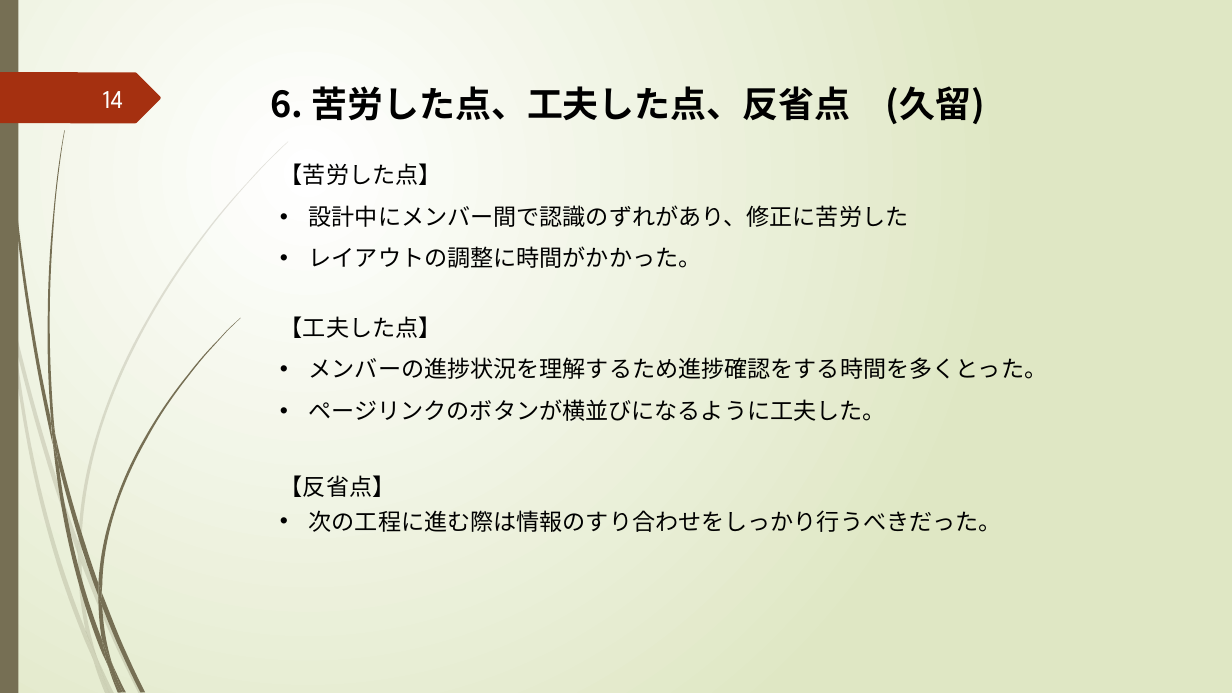
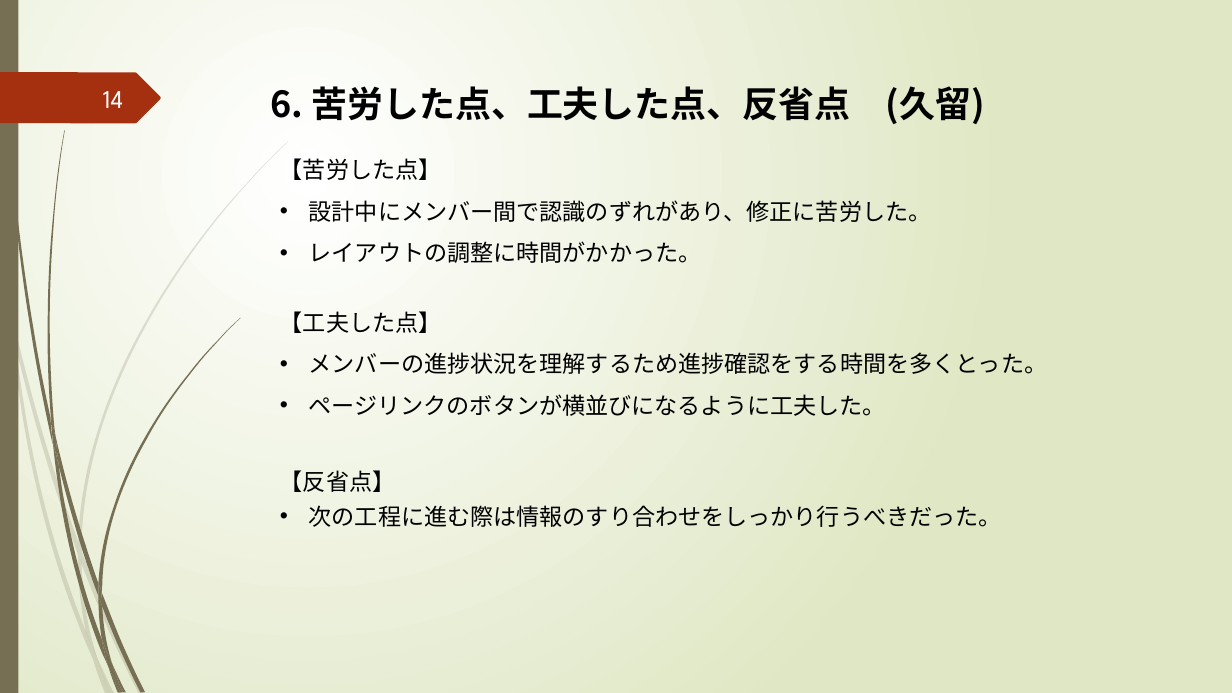
Before and after one commit to k-kuru/team_develop, a slide deck: slide 14 of 05_チーム開発演習_発表会資料/05_チーム開発演習_発表会資料_チーム3.pptx. Drawn at 1232x693 pixels with LibreOffice and Linux fonts; fonts in the diff are those of the drawing. Boxes give left, top, right and bottom in pixels: in the first picture for what was removed or moved away, otherwise in the second. Text is boxed around its words. In the diff, an @@ line names an element or a change of style, - is before the commit and + after.

```diff
--- a/05_チーム開発演習_発表会資料/05_チーム開発演習_発表会資料_チーム3.pptx
+++ b/05_チーム開発演習_発表会資料/05_チーム開発演習_発表会資料_チーム3.pptx
@@ text at bbox=[309, 200, 932, 222]: text changed @@
-• 設計中にメンバー間で認識のずれがあり、修正に苦労した
+• 設計中にメンバー間で認識のずれがあり、修正に苦労した。
```
Also in this commit, not shown: 1 other slide changed.
